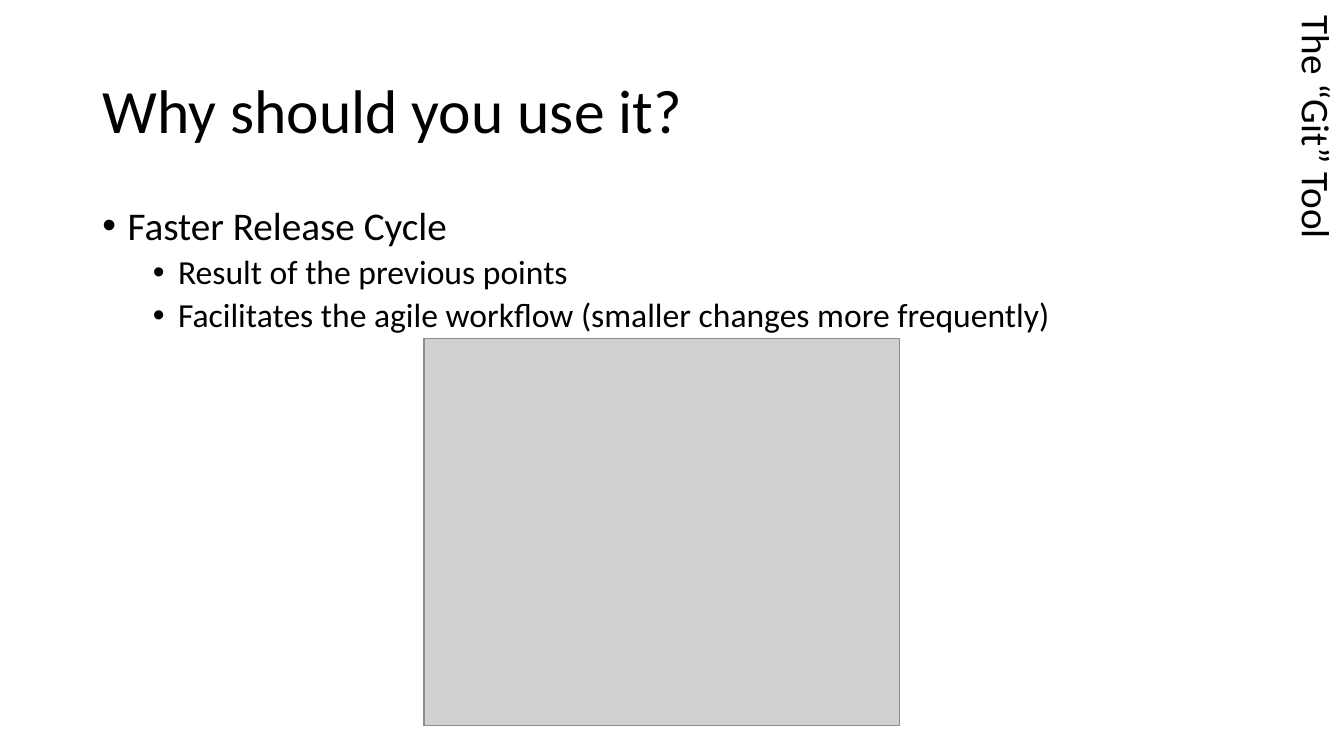
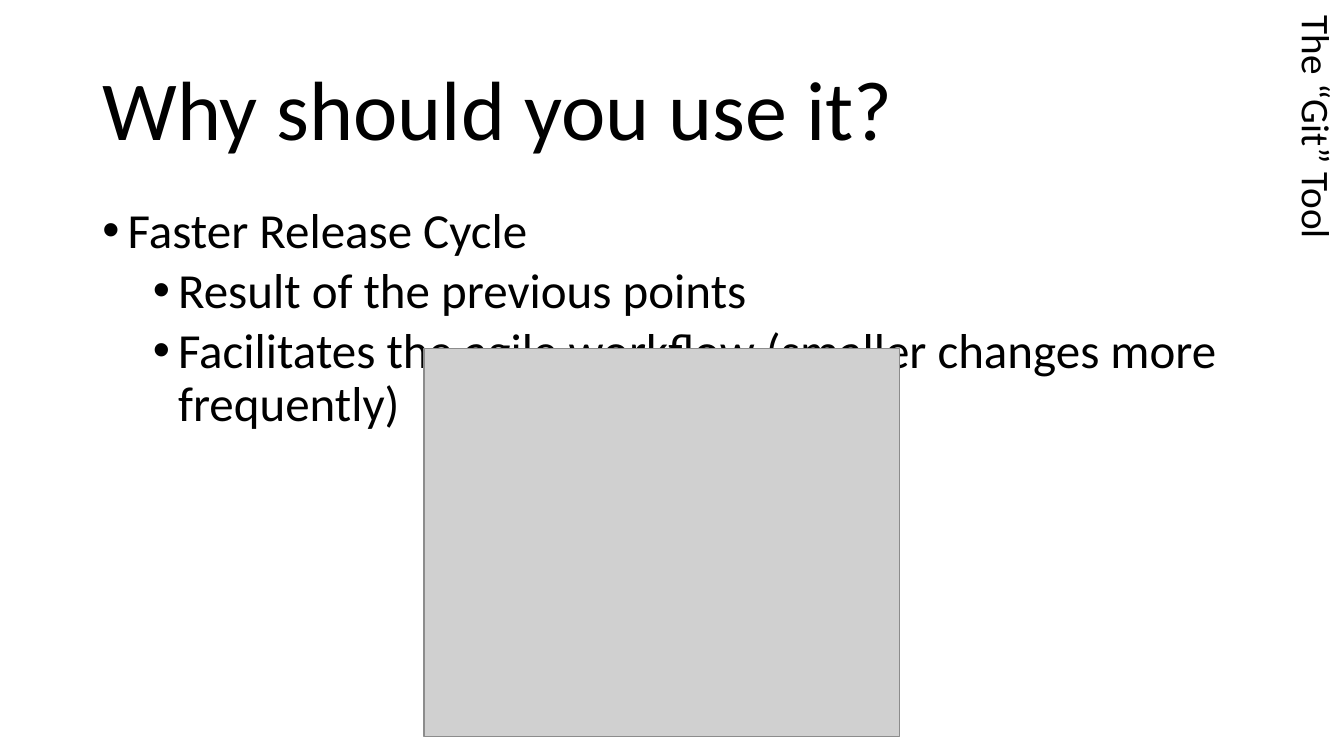
Before and after one commit to HunteRoi/git-training, a slide deck: slide 21 of Formation Git.pptx. Drawn at 1344x756 pixels with LibreOffice and Linux fonts; fonts in the diff are those of the drawing; grey boxes stand for pictures. Boxes give left, top, right and bottom in pixels: in the first picture for what was removed or moved away, otherwise in the second. Text is boxed around its words. In the diff, an @@ line names an element or a change of style, - is before the commit and + after.

```diff
--- a/Formation Git.pptx
+++ b/Formation Git.pptx
@@ title "Why should you use it?" at box(102, 81, 892, 154): size 44 to 60 pt @@
@@ text "Faster Release Cycle" at box(128, 214, 1216, 429): size 28 to 35 pt in "Faster Release Cycle"; size 24 to 35 pt in "Result of the previous points", "Facilitates the agile workflow (smaller changes more ..." @@
@@ picture: place and size @@
-picture at box(424, 339, 900, 726)
+picture at box(424, 349, 900, 736)
```
Also in this commit, not shown: 32 other slides changed.
